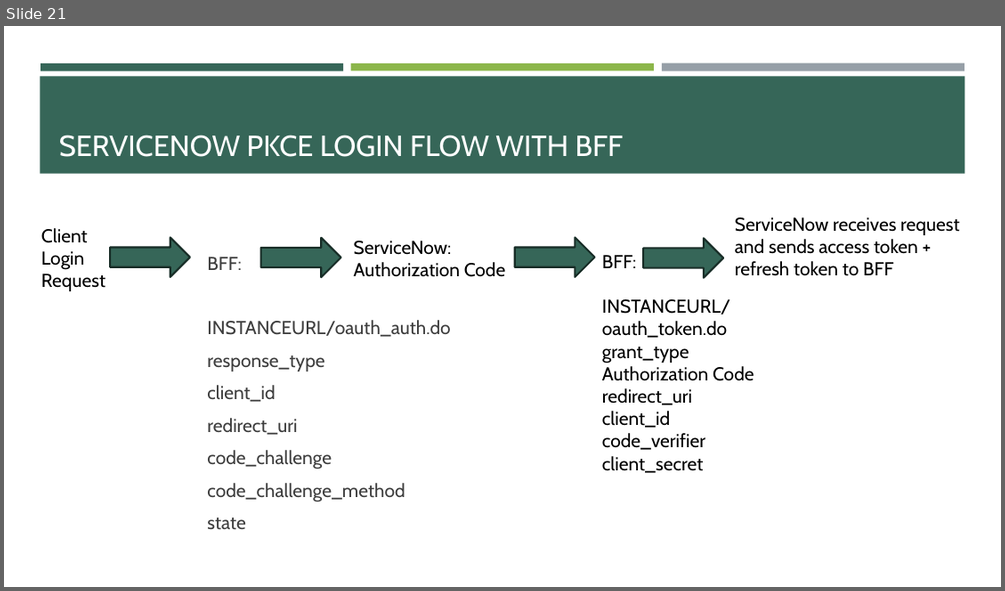
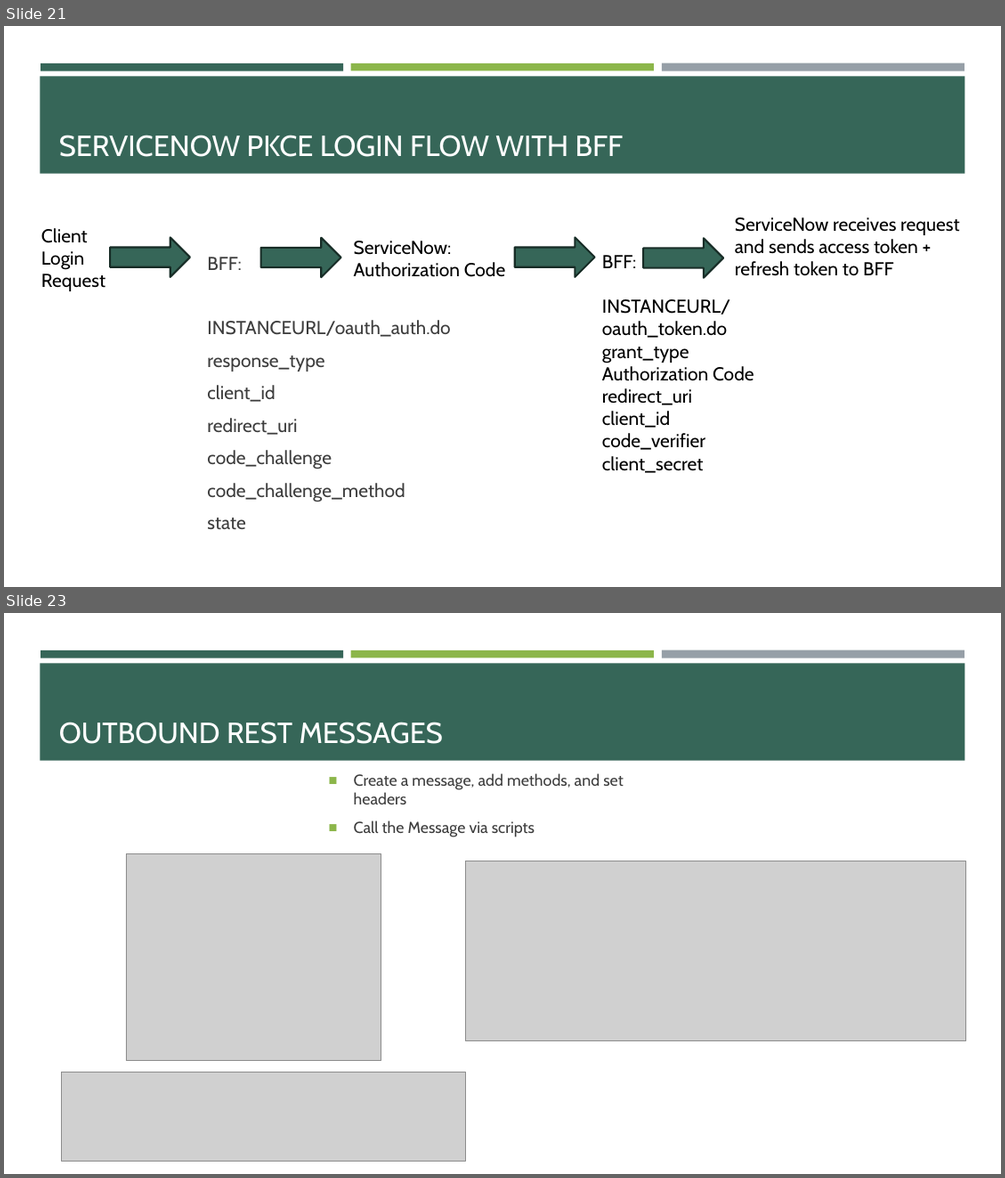
Before and after one commit to e-m-wilson/SNOW, a slide deck: Week_7/Integrations.pptx. Shown one above the other, each under a label of ours: slide 21 before the commit, slides 21 and 23 after it; the slides between them are not shown. The pictures are 1005x591 and 1005x1178 pixels, drawn with LibreOffice and Linux fonts; fonts in the diff are those of the drawing; grey boxes stand for pictures. Boxes give left, top, right and bottom in pixels: in the first picture for what was removed or moved away, otherwise in the second. Text is boxed around its words. In the diff, an @@ line names an element or a change of style, - is before the commit and + after.

```diff
--- a/Week_7/Integrations.pptx
+++ b/Week_7/Integrations.pptx
@@ slide 23 added at (4,613,1001,1174), background #FFFFFF; not listed: 4 template elements that a slide beside it also shows @@
@@ title added at (59,722,443,744), 28 pt, text #FFFFFF @@
+OUTBOUND REST MESSAGES
@@ text added at (354,773,623,837), 15.3 pt, text #3D3D3D @@
+■ Create a message, add methods, and set headers
+■ Call the Message via scripts
@@ picture added at (126,854,380,1060) @@
@@ picture added at (465,860,966,1040) @@
@@ picture added at (62,1072,465,1161) @@
```
Also in this commit, not shown: 2 slides changed, 3 other slides added, 1 other file.
